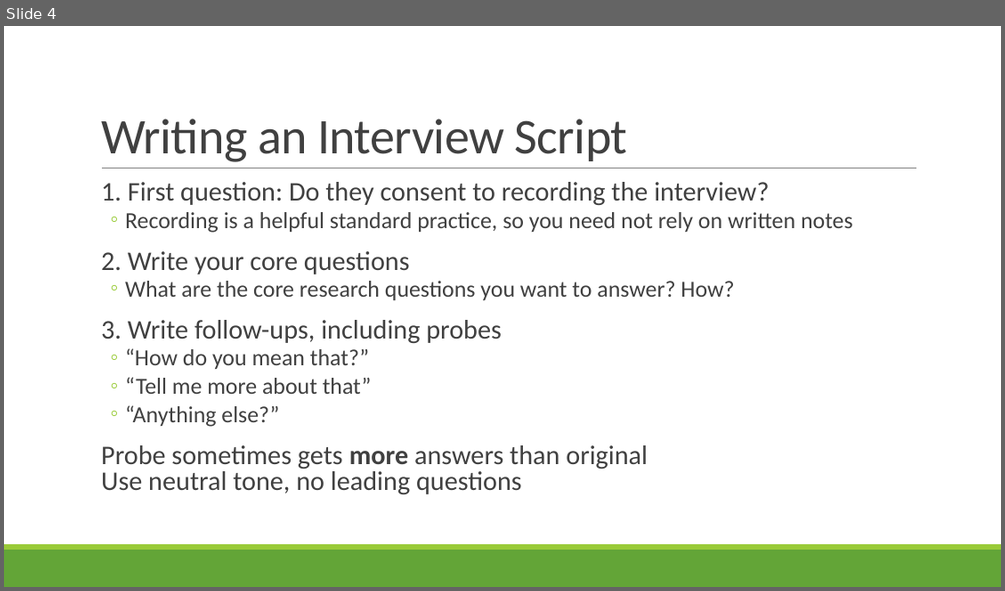
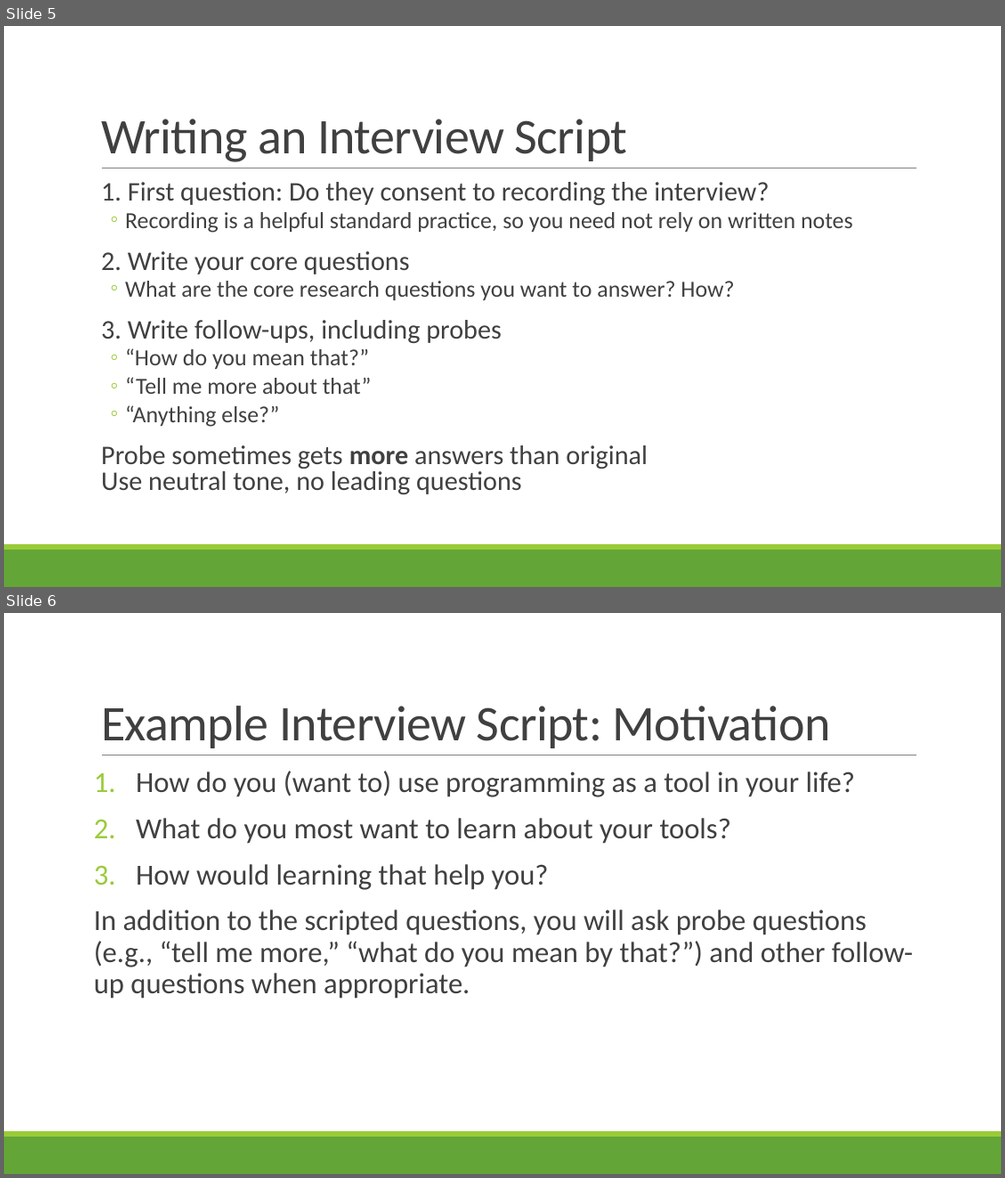
Before and after one commit to rbohrer/pl-course, a slide deck: LectureSlides/09Design3.pptx. Shown one above the other, each under a label of ours: slide 4 before the commit, slides 5 and 6 after it. The pictures are 1005x591 and 1005x1178 pixels, drawn with LibreOffice and Linux fonts; fonts in the diff are those of the drawing. Boxes give left, top, right and bottom in pixels: in the first picture for what was removed or moved away, otherwise in the second. Text is boxed around its words. In the diff, an @@ line names an element or a change of style, - is before the commit and + after.

```diff
--- a/LectureSlides/09Design3.pptx
+++ b/LectureSlides/09Design3.pptx
@@ slide 6 added at [4,613,1001,1174], background #FFFFFF; not listed: 3 template elements that a slide beside it also shows @@
@@ title added at [101,706,831,748], 48 pt, text #404040 @@
+Example Interview Script: Motivation
@@ text added at [94,771,913,998], 28 pt, text #404040 @@
+1. How do you (want to) use programming as a tool in your life?
+2. What do you most want to learn about your tools?
+3. How would learning that help you?
+In addition to the scripted questions, you will ask probe questions (e.g., “tell me more,” “what do you mean by that?”) and other follow-up questions when appropriate.
@@ what was slide 4 is now slide 5 @@
```
Also in this commit, not shown: 2 slides changed, 17 other slides added, 2 slides removed.
